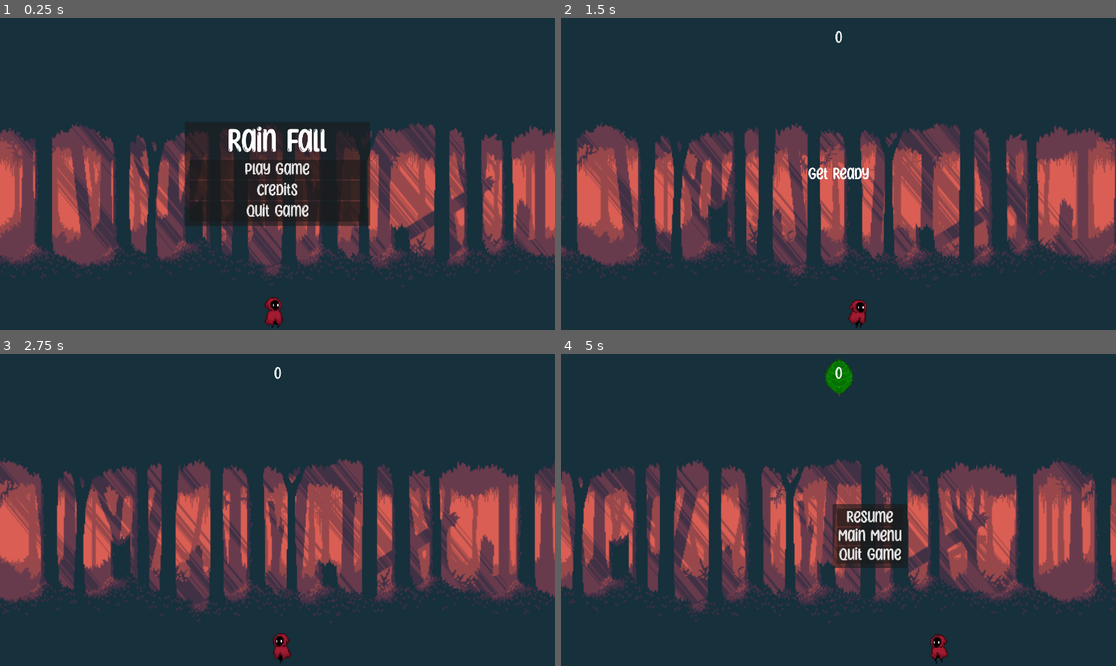
Above: before the commit, frames 1-4 (two rows, left to right).
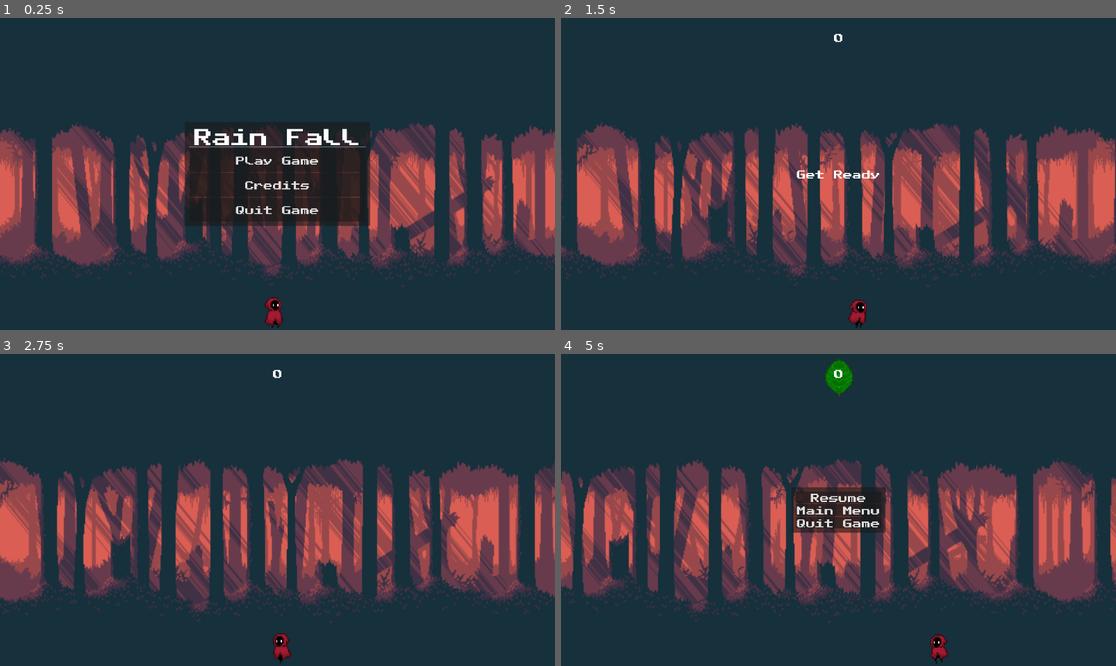
Above: after the commit, the same moments.

Repository: Christer-Bjoerk/Gathering_Leaves_GDScript
Game: Godot game, scene res://Scenes/main.tscn
Two runs of this game, one before a commit and one after it. Both use one fixed random seed, a clock stepped at 60 frames per second and the inputs below.
Inputs:
- Up to frame 1 (0.25 s): no input
- Up to frame 2 (1.5 s): click "Play Game" at 0.5 s; hold D (move_right) from 1.28 s (still down)
- Up to frame 3 (2.75 s): release D (move_right) at 2.03 s; hold A (move_left) from 2.03 s (still down)
- Up to frame 4 (5 s): release A (move_left) at 2.78 s; hold D (move_right) 2.78-4.28 s; hold A (move_left) from 4.28 s (still down); tap Escape (pause) at 4.9 s

The runs differ from the first frame. In frame 1, 2.5% of the frame differs, in the area x 34-66%, y 34-64%; in frame 2, 0.3%; in frame 3, less than 0.1%; in frame 4, 3.6%, in the area x 41-62%, y 4-69%.

Commit message:
Replaced Font

Diff:
--- a/Scenes/hud.tscn
+++ b/Scenes/hud.tscn
@@ -1,7 +1,7 @@
 [gd_scene load_steps=3 format=3 uid="uid://c0gshq4ijbxp5"]
 
 [ext_resource type="Script" path="res://Scripts/HUD.gd" id="1_3vr5m"]
-[ext_resource type="FontFile" uid="uid://b8dwb7vb3kvu2" path="res://Assets/Fonts/SunnyspellsRegular-MV9ze.otf" id="2_ywmhv"]
+[ext_resource type="Theme" uid="uid://xjd0j83fhynn" path="res://Assets/Fonts/hud pixelstyle.theme" id="2_rw7wq"]
 
 [node name="HUD" type="CanvasLayer"]
 script = ExtResource("1_3vr5m")
@@ -15,13 +15,13 @@
 offset_right = 50.0
 offset_bottom = 95.0
 grow_horizontal = 2
-theme_override_fonts/font = ExtResource("2_ywmhv")
-theme_override_font_sizes/font_size = 64
+theme = ExtResource("2_rw7wq")
 text = "0"
 horizontal_alignment = 1
 vertical_alignment = 1
 
 [node name="Message" type="Label" parent="."]
+visible = false
 anchors_preset = 8
 anchor_left = 0.5
 anchor_top = 0.5
@@ -34,8 +34,7 @@
 grow_horizontal = 2
 grow_vertical = 2
 size_flags_horizontal = 4
-theme_override_fonts/font = ExtResource("2_ywmhv")
-theme_override_font_sizes/font_size = 64
+theme = ExtResource("2_rw7wq")
 text = "Hello"
 horizontal_alignment = 1
 vertical_alignment = 1
@@ -50,6 +49,7 @@
 anchor_bottom = 1.0
 grow_horizontal = 2
 grow_vertical = 2
+theme = ExtResource("2_rw7wq")
 color = Color(1, 1, 1, 0)
 
 [node name="CenterContainer" type="CenterContainer" parent="StartMenu"]
@@ -76,34 +76,32 @@
 
 [node name="Title" type="Label" parent="StartMenu/CenterContainer/PanelContainer/MarginContainer/VBoxContainer"]
 layout_mode = 2
-theme_override_fonts/font = ExtResource("2_ywmhv")
-theme_override_font_sizes/font_size = 128
+theme = ExtResource("2_rw7wq")
+theme_override_font_sizes/font_size = 64
 text = "Rain Fall"
 horizontal_alignment = 1
 vertical_alignment = 1
 
 [node name="HSeparator" type="HSeparator" parent="StartMenu/CenterContainer/PanelContainer/MarginContainer/VBoxContainer"]
 layout_mode = 2
+theme = ExtResource("2_rw7wq")
 
 [node name="PlayButton" type="Button" parent="StartMenu/CenterContainer/PanelContainer/MarginContainer/VBoxContainer"]
 layout_mode = 2
 size_flags_vertical = 3
-theme_override_fonts/font = ExtResource("2_ywmhv")
-theme_override_font_sizes/font_size = 65
+theme = ExtResource("2_rw7wq")
 text = "Play Game"
 
 [node name="CreditsButton" type="Button" parent="StartMenu/CenterContainer/PanelContainer/MarginContainer/VBoxContainer"]
 layout_mode = 2
 size_flags_vertical = 3
-theme_override_fonts/font = ExtResource("2_ywmhv")
-theme_override_font_sizes/font_size = 65
+theme = ExtResource("2_rw7wq")
 text = "Credits"
 
 [node name="QuitButton" type="Button" parent="StartMenu/CenterContainer/PanelContainer/MarginContainer/VBoxContainer"]
 layout_mode = 2
 size_flags_vertical = 3
-theme_override_fonts/font = ExtResource("2_ywmhv")
-theme_override_font_sizes/font_size = 65
+theme = ExtResource("2_rw7wq")
 text = "Quit Game"
 
 [node name="Credits" type="ColorRect" parent="."]
@@ -140,44 +138,41 @@
 
 [node name="Label" type="Label" parent="Credits/CenterContainer/PanelContainer/MarginContainer/VBoxContainer"]
 layout_mode = 2
-theme_override_fonts/font = ExtResource("2_ywmhv")
-theme_override_font_sizes/font_size = 64
+theme = ExtResource("2_rw7wq")
 text = "Programmer & Designer"
 horizontal_alignment = 1
 
 [node name="Name" type="Label" parent="Credits/CenterContainer/PanelContainer/MarginContainer/VBoxContainer"]
 layout_mode = 2
-theme_override_fonts/font = ExtResource("2_ywmhv")
-theme_override_font_sizes/font_size = 32
+theme = ExtResource("2_rw7wq")
+theme_override_font_sizes/font_size = 20
 text = "Chris Bjoerk"
 horizontal_alignment = 1
 
 [node name="Label2" type="Label" parent="Credits/CenterContainer/PanelContainer/MarginContainer/VBoxContainer"]
 layout_mode = 2
-theme_override_fonts/font = ExtResource("2_ywmhv")
-theme_override_font_sizes/font_size = 64
+theme = ExtResource("2_rw7wq")
 text = "Audio"
 horizontal_alignment = 1
 
 [node name="Name2" type="Label" parent="Credits/CenterContainer/PanelContainer/MarginContainer/VBoxContainer"]
 layout_mode = 2
-theme_override_fonts/font = ExtResource("2_ywmhv")
-theme_override_font_sizes/font_size = 32
+theme = ExtResource("2_rw7wq")
+theme_override_font_sizes/font_size = 20
 text = "LordFrodo10
 Purrple Cat"
 horizontal_alignment = 1
 
 [node name="Label3" type="Label" parent="Credits/CenterContainer/PanelContainer/MarginContainer/VBoxContainer"]
 layout_mode = 2
-theme_override_fonts/font = ExtResource("2_ywmhv")
-theme_override_font_sizes/font_size = 64
+theme = ExtResource("2_rw7wq")
 text = "Art"
 horizontal_alignment = 1
 
 [node name="Name3" type="Label" parent="Credits/CenterContainer/PanelContainer/MarginContainer/VBoxContainer"]
 layout_mode = 2
-theme_override_fonts/font = ExtResource("2_ywmhv")
-theme_override_font_sizes/font_size = 32
+theme = ExtResource("2_rw7wq")
+theme_override_font_sizes/font_size = 20
 text = "Aethrall
 Penzilla"
 horizontal_alignment = 1
@@ -190,8 +185,8 @@
 offset_top = -56.0
 offset_right = 128.0
 grow_vertical = 0
-theme_override_fonts/font = ExtResource("2_ywmhv")
-theme_override_font_sizes/font_size = 32
+theme = ExtResource("2_rw7wq")
+theme_override_font_sizes/font_size = 20
 text = "Return"
 
 [connection signal="timeout" from="MessageTimer" to="." method="_on_message_timer_timeout"]
--- a/Scenes/pauseMenu.tscn
+++ b/Scenes/pauseMenu.tscn
@@ -1,29 +1,31 @@
 [gd_scene load_steps=3 format=3 uid="uid://ckijso6rij2mg"]
 
 [ext_resource type="Script" path="res://Scripts/pauseMenu.gd" id="1_0svkc"]
-[ext_resource type="FontFile" uid="uid://b8dwb7vb3kvu2" path="res://Assets/Fonts/SunnyspellsRegular-MV9ze.otf" id="1_5pt3m"]
+[ext_resource type="Theme" uid="uid://xjd0j83fhynn" path="res://Assets/Fonts/hud pixelstyle.theme" id="2_k6402"]
 
 [node name="PauseMenu" type="Control"]
 process_mode = 3
-visible = false
 layout_mode = 3
+anchors_preset = 15
+anchor_right = 1.0
+anchor_bottom = 1.0
+grow_horizontal = 2
+grow_vertical = 2
+script = ExtResource("1_0svkc")
+
+[node name="CenterContainer" type="CenterContainer" parent="."]
+layout_mode = 1
 anchors_preset = 8
 anchor_left = 0.5
 anchor_top = 0.5
 anchor_right = 0.5
 anchor_bottom = 0.5
-offset_left = -20.0
-offset_top = -20.0
-offset_right = 20.0
-offset_bottom = 20.0
+offset_left = -128.5
+offset_top = -110.5
+offset_right = 128.5
+offset_bottom = 110.5
 grow_horizontal = 2
 grow_vertical = 2
-script = ExtResource("1_0svkc")
-
-[node name="CenterContainer" type="CenterContainer" parent="."]
-layout_mode = 0
-offset_right = 40.0
-offset_bottom = 40.0
 
 [node name="PanelContainer" type="PanelContainer" parent="CenterContainer"]
 layout_mode = 2
@@ -40,20 +42,20 @@
 
 [node name="PauseButton" type="Button" parent="CenterContainer/PanelContainer/MarginContainer/VBoxContainer"]
 layout_mode = 2
-theme_override_fonts/font = ExtResource("1_5pt3m")
-theme_override_font_sizes/font_size = 65
+theme = ExtResource("2_k6402")
+theme_override_font_sizes/font_size = 32
 text = "Resume"
 
 [node name="MainMenuButton" type="Button" parent="CenterContainer/PanelContainer/MarginContainer/VBoxContainer"]
 layout_mode = 2
-theme_override_fonts/font = ExtResource("1_5pt3m")
-theme_override_font_sizes/font_size = 65
+theme = ExtResource("2_k6402")
+theme_override_font_sizes/font_size = 32
 text = "Main Menu"
 
 [node name="QuitGameButton" type="Button" parent="CenterContainer/PanelContainer/MarginContainer/VBoxContainer"]
 layout_mode = 2
-theme_override_fonts/font = ExtResource("1_5pt3m")
-theme_override_font_sizes/font_size = 65
+theme = ExtResource("2_k6402")
+theme_override_font_sizes/font_size = 32
 text = "Quit Game"
 
 [connection signal="pressed" from="CenterContainer/PanelContainer/MarginContainer/VBoxContainer/PauseButton" to="." method="_on_pause_button_pressed"]
--- a/Scripts/player.gd
+++ b/Scripts/player.gd
@@ -43,6 +43,7 @@
 	# Collect items
 	body.queue_free()
 	updateScore.emit()
+
 	$"SFX Player".stream = collect_leaves
 	$"SFX Player".play()
 
Binary file added: Assets/Fonts/PublicPixel-z84yD.ttf
Not shown, added: Assets/Fonts/PublicPixel-z84yD.ttf.import
Binary file added: Assets/Fonts/hud pixelstyle.theme
